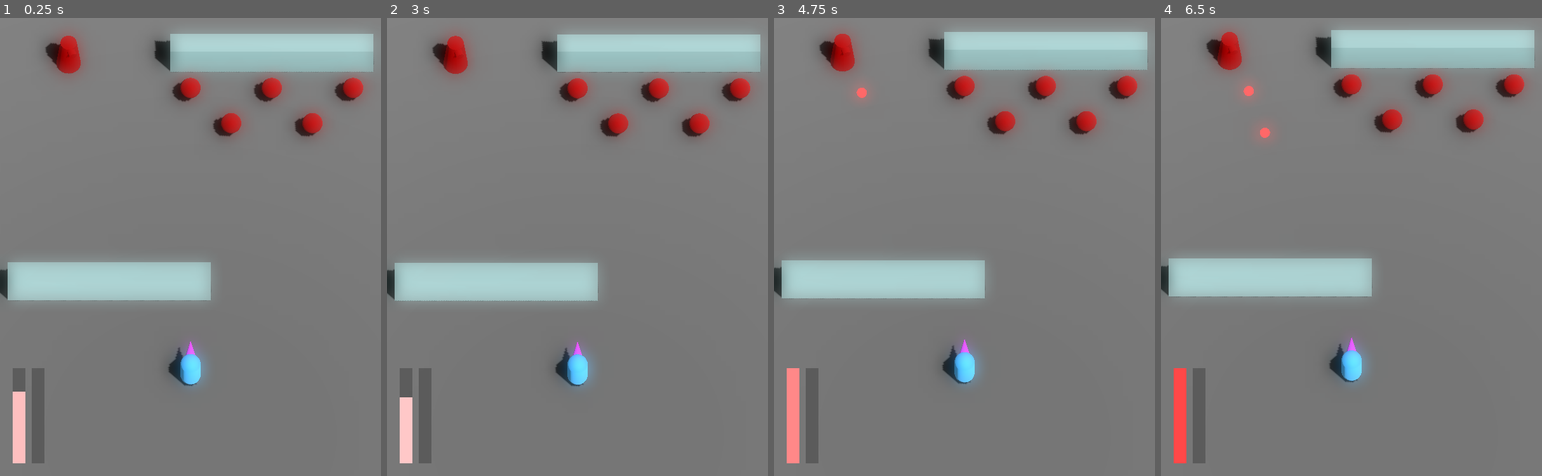
Above: before the commit, frames 1-4 (left to right).
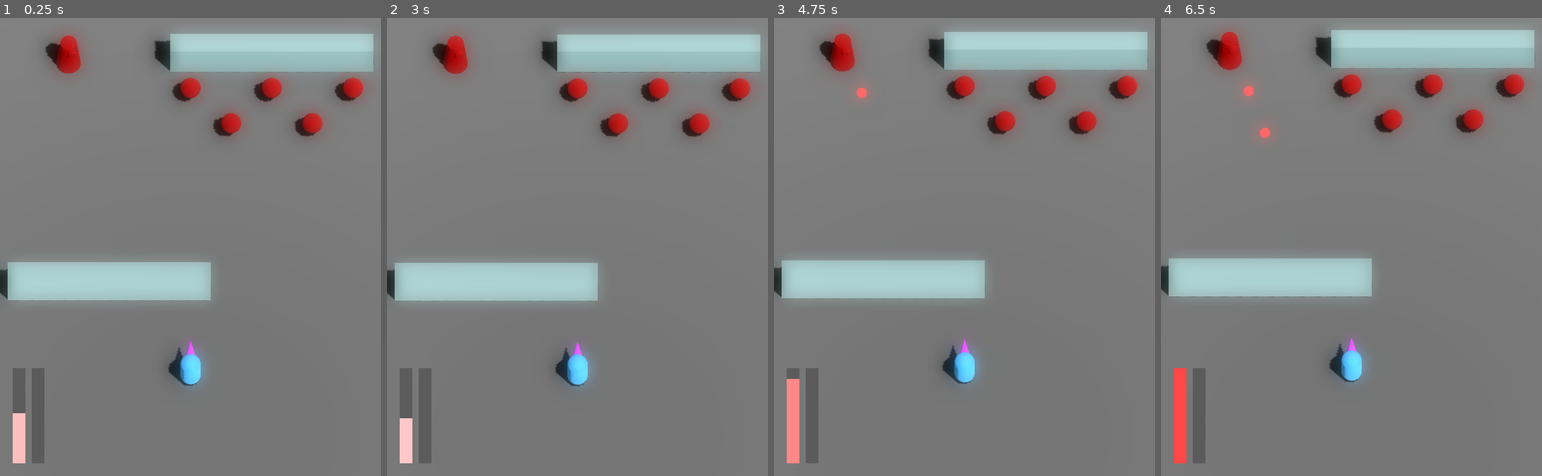
Above: after the commit, the same moments.

Repository: JackEvans24/bullet-absorb
Game: Godot game, scene res://scenes/main.tscn
Two runs of this game, one before a commit and one after it. Both use one fixed random seed, a clock stepped at 60 frames per second and the inputs below.
Inputs:
- Up to frame 1 (0.25 s): no input
- Up to frame 2 (3 s): tap Enter at 2 s; tap Escape (restart) at 2.75 s
- Up to frame 3 (4.75 s): tap Escape (restart) at 4.25 s
- Up to frame 4 (6.5 s): tap Escape (restart) at 5.75 s

The runs differ from the first frame. In frame 1, 0.2% of the frame differs, in the area x 3-7%, y 81-87%; in frame 2, 0.2%; in frame 3, less than 0.1%; in frame 4, nothing differs.

Commit message:
fix: set current value on ready

Diff:
--- a/scripts/ui/bar.gd
+++ b/scripts/ui/bar.gd
@@ -9,13 +9,14 @@
 @onready var foreground: ColorRect = $Foreground
 
 var max_value := 1.0
-var current_value := 1.0
+var current_value := 0.0
 var new_value := 0.0
 
 var color_lerp := 0.0
 
 func _ready():
 	foreground.color = bar_colour
+	current_value = foreground.size.y / size.y
 
 func update_value(value: float):
 	new_value = value
